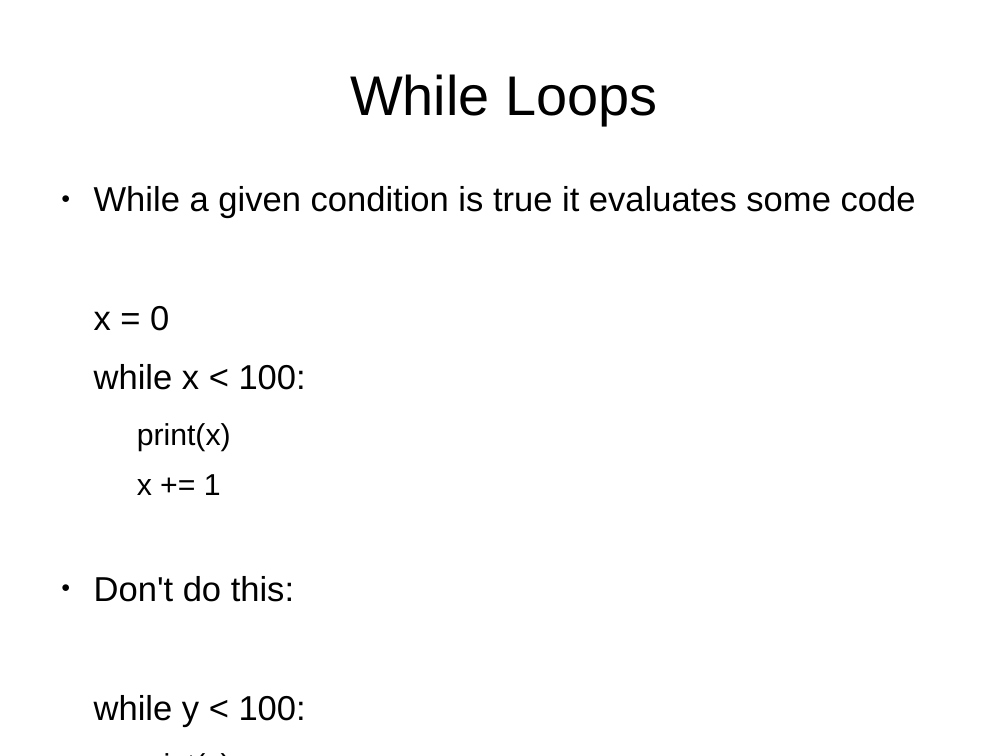
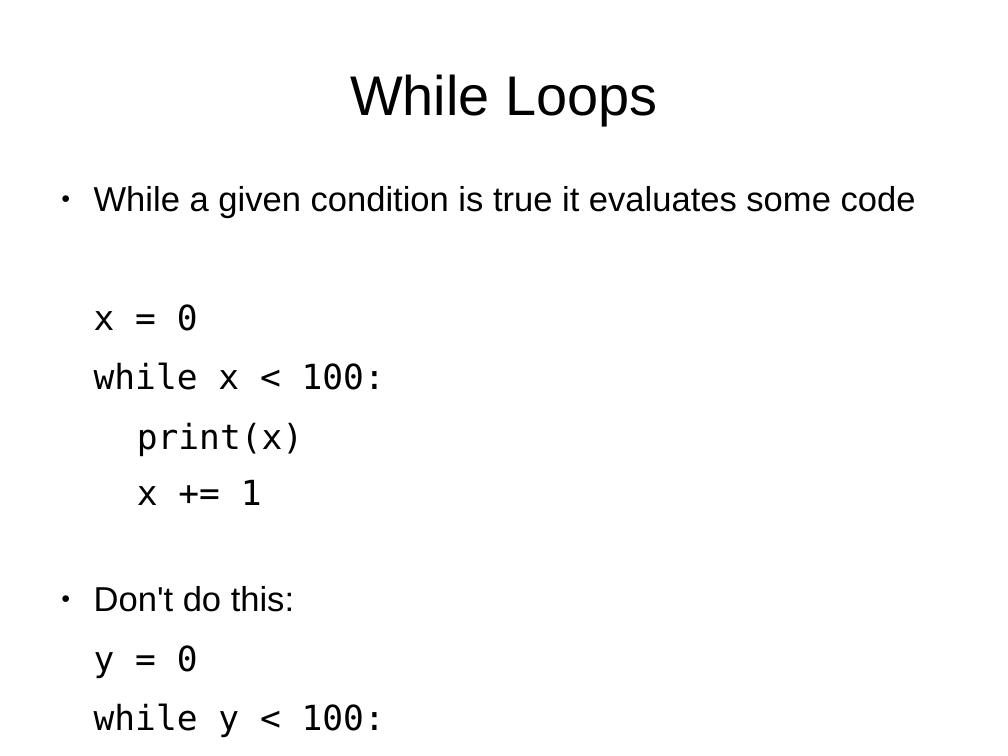
Before and after one commit to bradfordbarr/HacDC-Intro-to-Programming, a slide deck: slide 4 of class_1/control_and_pygame.odp. Drawn at 1008x756 pixels with LibreOffice and Linux fonts; fonts in the diff are those of the drawing. Boxes give left, top, right and bottom in pixels: in the first picture for what was removed or moved away, otherwise in the second. Text is boxed around its words. In the diff, an @@ line names an element or a change of style, - is before the commit and + after.

```diff
--- a/class_1/control_and_pygame.odp
+++ b/class_1/control_and_pygame.odp
@@ text at (94,304,385,738): font Arial to DejaVu Sans Mono in "x = 0", "while x < 100:", "print(x)", "x += 1" and 2 more places; size 23.8 to 27.2 pt in "print(x)", "x += 1", "print(y)" @@
@@ text at (94,645,198,678): paragraph added @@
+y = 0
```
Also in this commit, not shown: 6 other slides changed, 5 other files.
